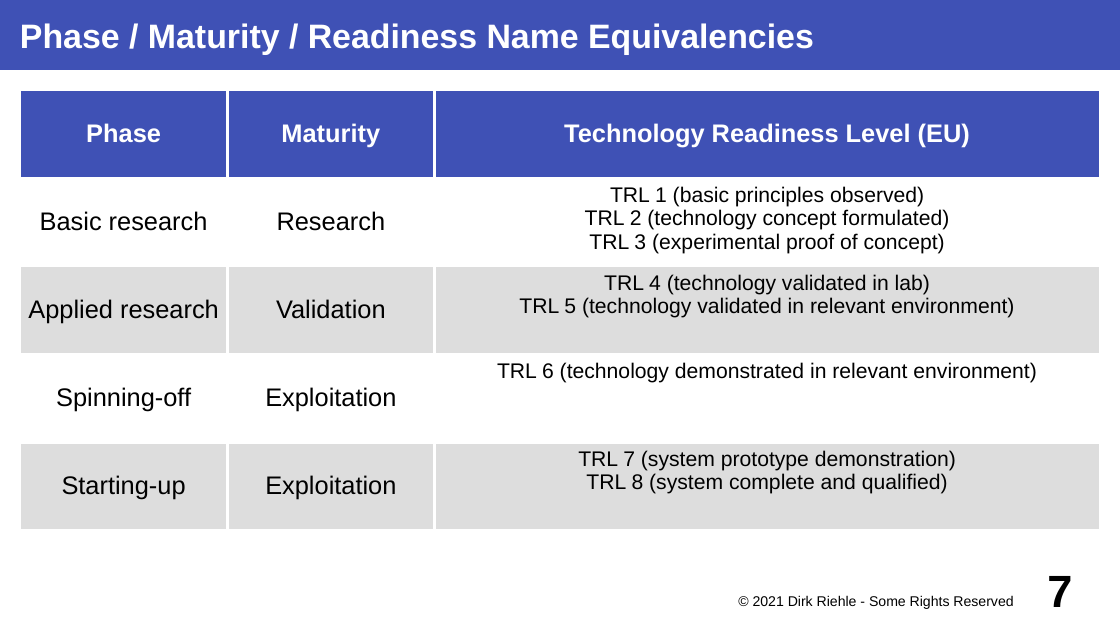
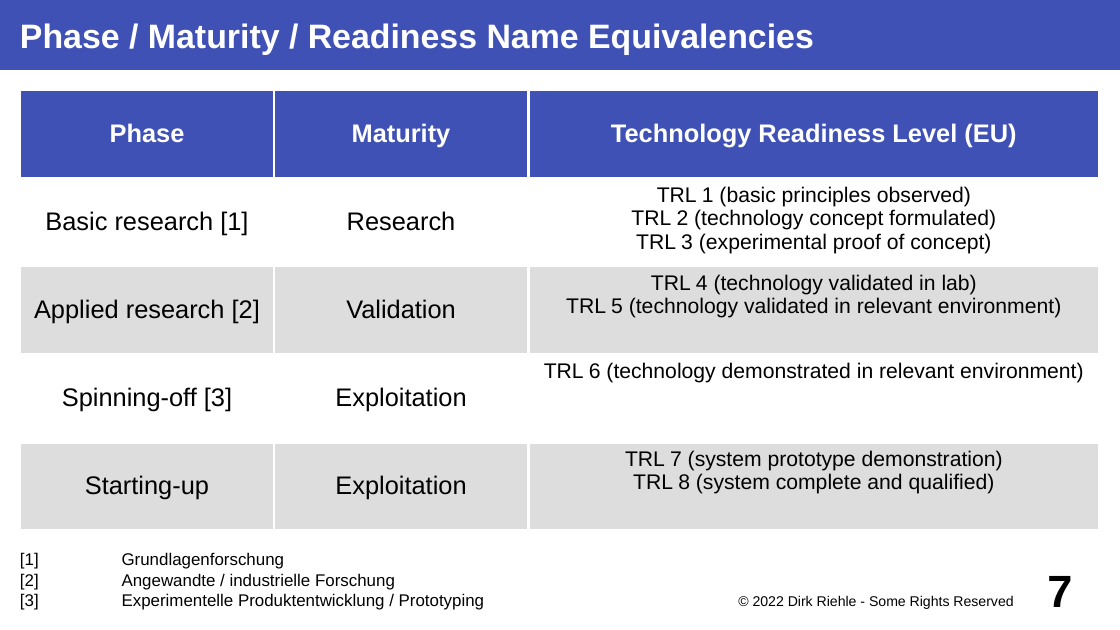
Before and after one commit to dirkriehle/coss-course, a slide deck: slide 7 of Lecture slides/COSS D03 - University Spin-offs.odp. Drawn at 1120x630 pixels with LibreOffice and Linux fonts; fonts in the diff are those of the drawing. Boxes give left, top, right and bottom in pixels: in the first picture for what was removed or moved away, otherwise in the second. Text is boxed around its words. In the diff, an @@ line names an element or a change of style, - is before the commit and + after.

```diff
--- a/Lecture slides/COSS D03 - University Spin-offs.odp
+++ b/Lecture slides/COSS D03 - University Spin-offs.odp
@@ table at (20, 90, 1101, 531) @@
-row 2, column 1: Basic research
+row 2, column 1: Basic research [1]
-row 3, column 1: Applied research
+row 3, column 1: Applied research [2]
-row 4, column 1: Spinning-off
+row 4, column 1: Spinning-off [3]
@@ text added at (20, 552, 484, 610), 12 pt, text #000000 @@
+[1] Grundlagenforschung
+[2] Angewandte / industrielle Forschung
+[3] Experimentelle Produktentwicklung / Prototyping
@@ text at (753, 595, 1013, 609): text changed @@
-© 2021 Dirk Riehle - Some Rights Reserved
+© 2022 Dirk Riehle - Some Rights Reserved
```
Also in this commit, not shown: 20 other slides changed, 1 slide removed, 8 other files.
